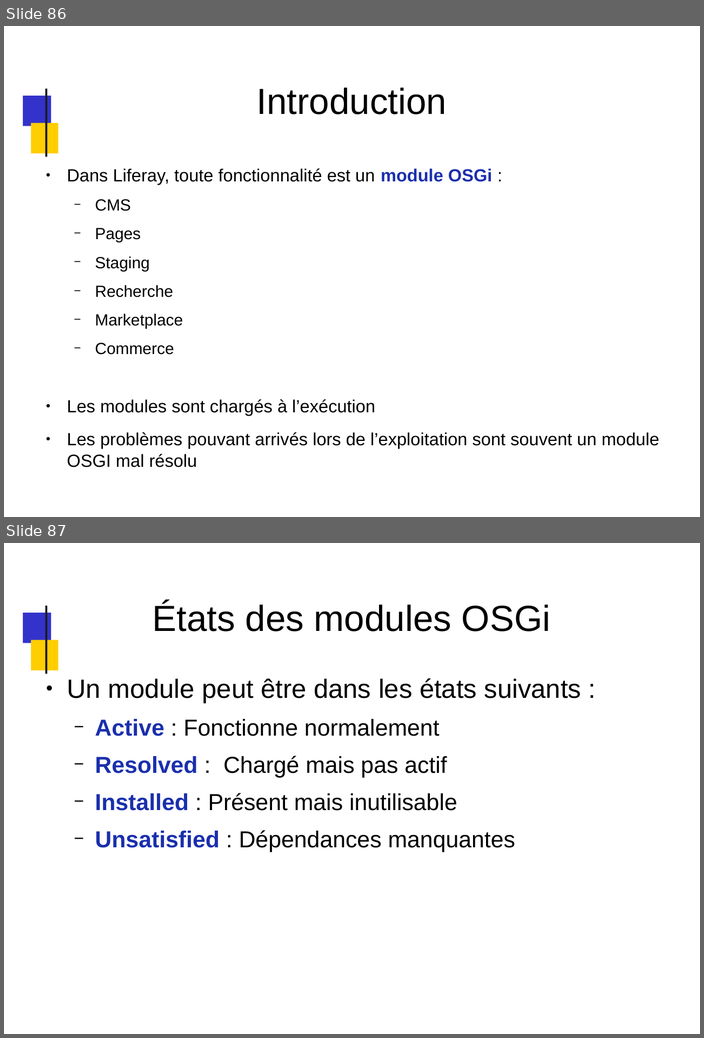
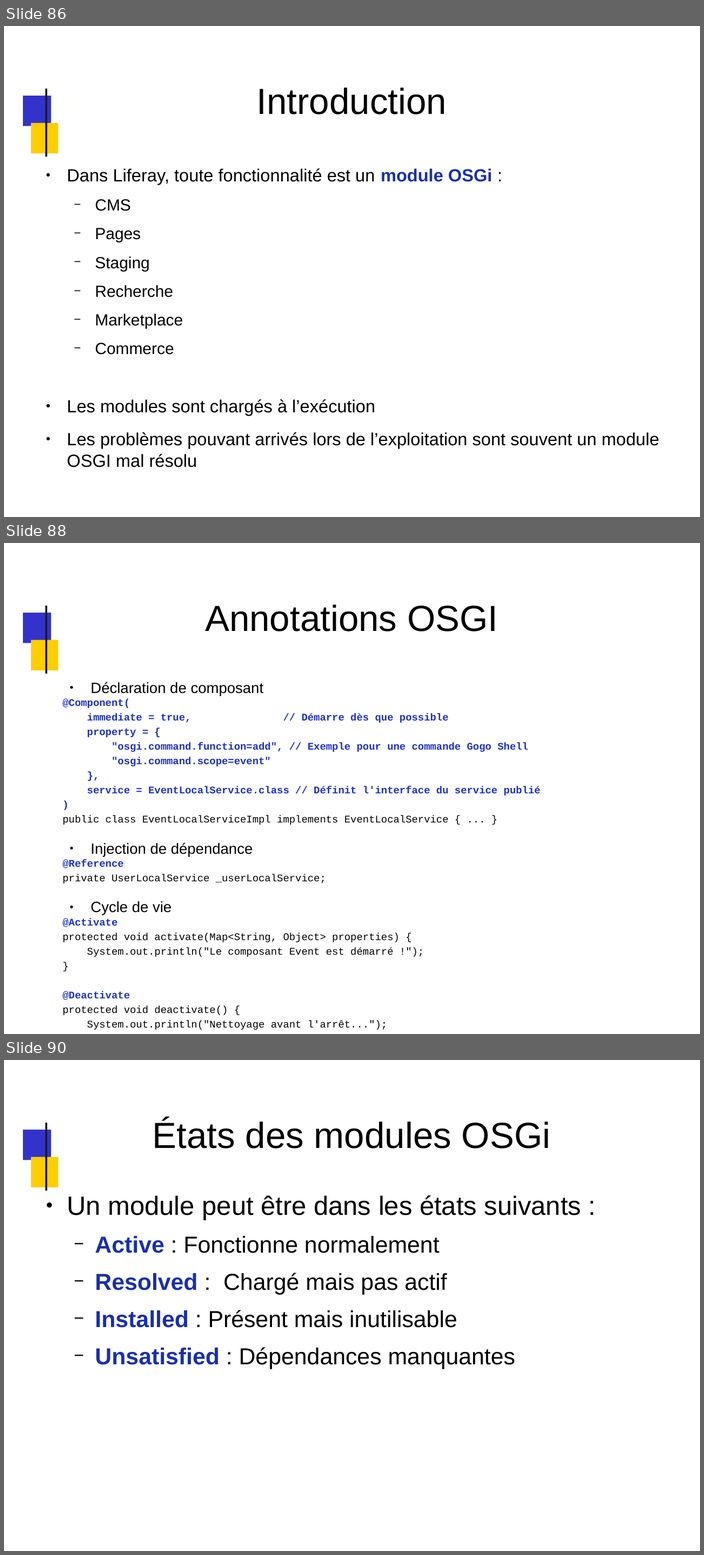
Before and after one commit to dthibau/liferay, a slide deck: Lrd7.pptx. Shown one above the other, each under a label of ours: slides 86 and 87 before the commit, slides 86, 88 and 90 after it; the slides between them are not shown. The pictures are 704x1038 and 704x1555 pixels, drawn with LibreOffice and Linux fonts; fonts in the diff are those of the drawing; background and template pictures are left out. Boxes give left, top, right and bottom in pixels: in the first picture for what was removed or moved away, otherwise in the second. Text is boxed around its words. In the diff, an @@ line names an element or a change of style, - is before the commit and + after.

Commit message:
Slides OSGI

```diff
--- a/Lrd7.pptx
+++ b/Lrd7.pptx
@@ slide 88 added at bbox=[4, 543, 700, 1034], background #FFFFFF; not listed: 3 template elements that a slide beside it also shows @@
@@ title added at bbox=[205, 605, 498, 632], 44 pt, text #000000 @@
+Annotations OSGI
@@ text added at bbox=[62, 682, 540, 1030], 12.4 pt, text #000000 @@
+● Déclaration de composant
+@Component(
+immediate = true, // Démarre dès que possible
+property = {
+"osgi.command.function=add", // Exemple pour une commande Gogo Shell
+"osgi.command.scope=event"
+},
+service = EventLocalService.class // Définit l'interface du service publié
+)
+public class EventLocalServiceImpl implements EventLocalService { ... }
+● Injection de dépendance
+@Reference
+private UserLocalService _userLocalService;
+● Cycle de vie
+@Activate
+protected void activate(Map<String, Object> properties) {
+System.out.println("Le composant Event est démarré !");
+}
+@Deactivate
+protected void deactivate() {
+System.out.println("Nettoyage avant l'arrêt...");
+}
@@ what was slide 87 is now slide 90 @@
```
Also in this commit, not shown: 43 slides changed, 2 other slides added, 3 other files.
